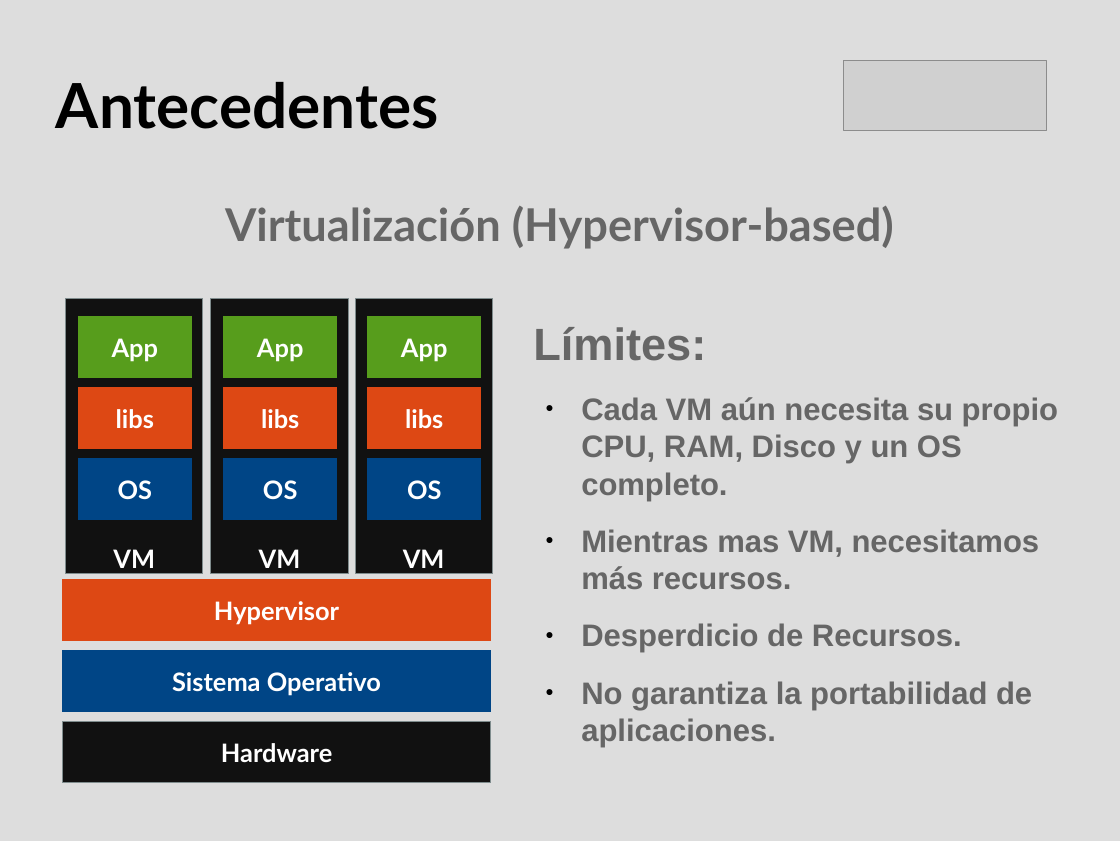
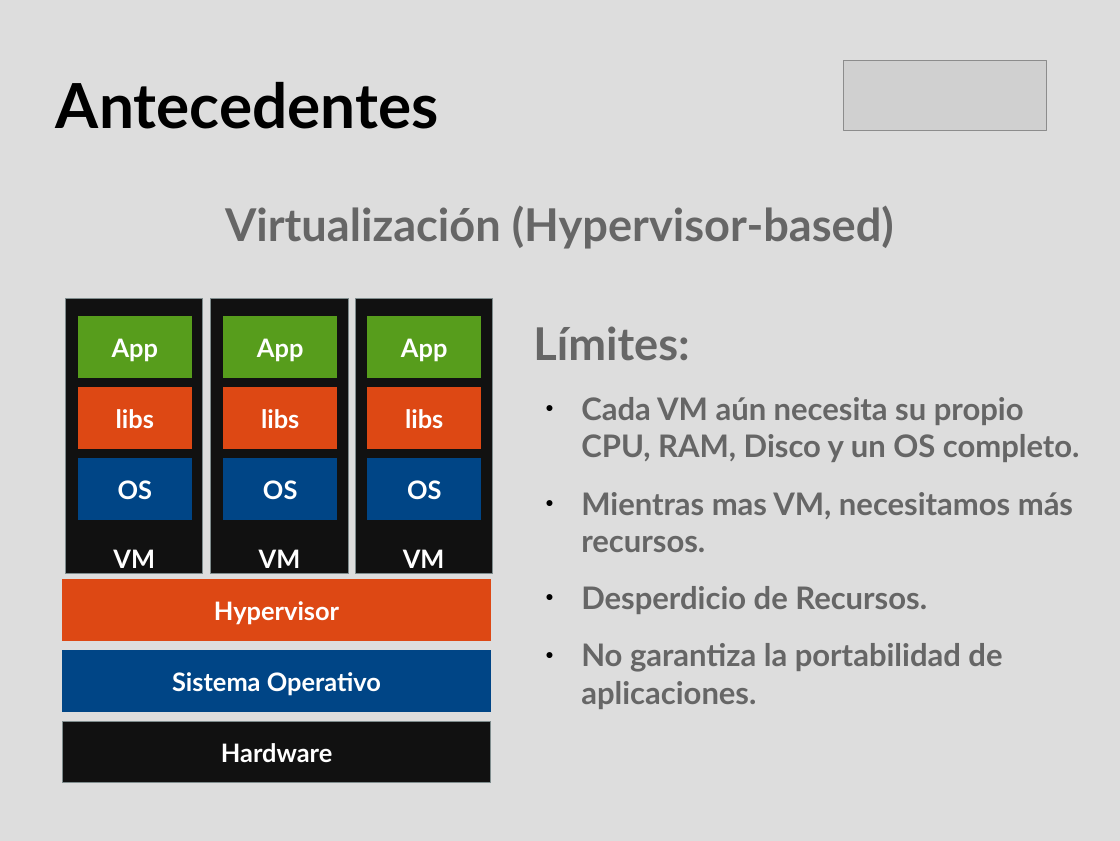
Before and after one commit to hdortiz/docker_rocc2015, a slide deck: slide 9 of presentacion.odp (slide 10 before the commit). Drawn at 1120x841 pixels with LibreOffice and Linux fonts; fonts in the diff are those of the drawing; grey boxes stand for pictures. Boxes give left, top, right and bottom in pixels: in the first picture for what was removed or moved away, otherwise in the second. Text is boxed around its words. In the diff, an @@ line names an element or a change of style, - is before the commit and + after.

```diff
--- a/presentacion.odp
+++ b/presentacion.odp
@@ text "Límites:" at (533, 326, 1080, 672): font Arial to Lato @@
```
Also in this commit, not shown: 4 other slides changed, 2 slides added, 1 slide removed.
